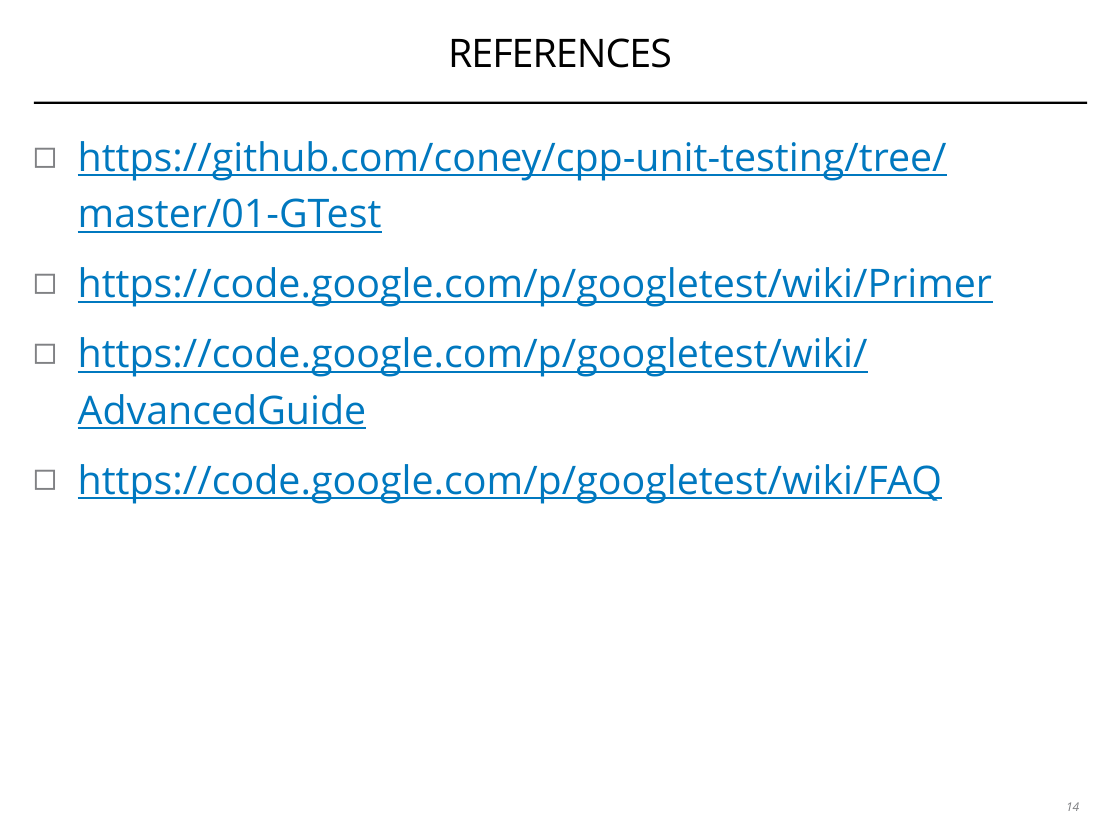
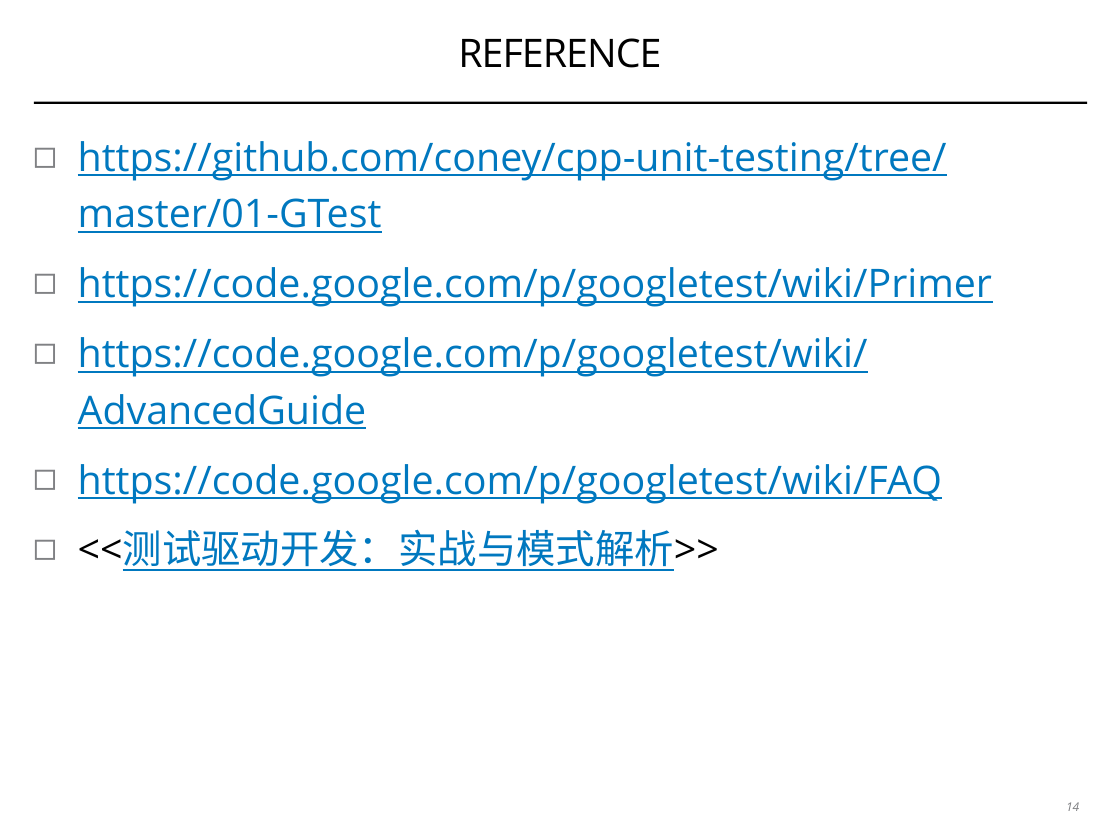
Before and after one commit to coney/cpp-unit-testing, a slide deck: slide 14 of .slides/01-introduction-to-gtest.pptx. Drawn at 1120x840 pixels with LibreOffice and Linux fonts; fonts in the diff are those of the drawing. Boxes give left, top, right and bottom in pixels: in the first picture for what was removed or moved away, otherwise in the second. Text is boxed around its words. In the diff, an @@ line names an element or a change of style, - is before the commit and + after.

Commit message:
update slides

```diff
--- a/.slides/01-introduction-to-gtest.pptx
+++ b/.slides/01-introduction-to-gtest.pptx
@@ title at [458,38,661,68]: text changed @@
-REFERENCES
+REFERENCE
@@ text at [78,529,719,571]: paragraph added @@
+◻ <<测试驱动开发：实战与模式解析>>
```
Also in this commit, not shown: 1 other slide changed.
